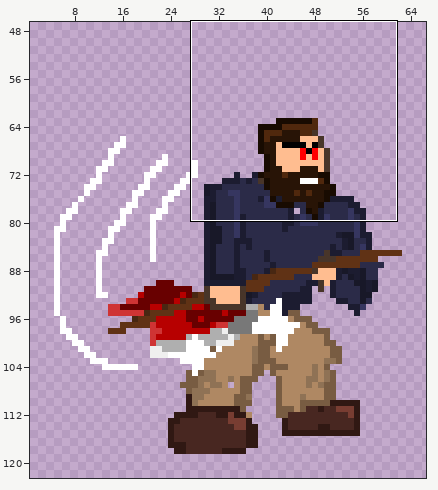
Pixel-art file: Assets/Sprites/attack.aseprite. Above: a wide view before the commit, with the close-up outlined.
Close-up. Before the edit:
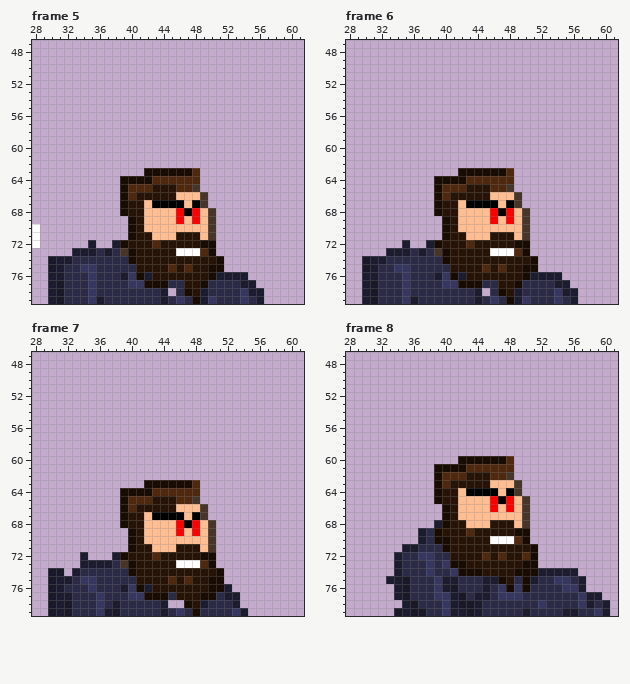
128x128 pixels, 10 frames. Colours within 5 levels of each other are drawn and written as one. Shown: frame 5: x 28..61, y 47..79; frame 6: x 28..61, y 47..79; frame 7: x 28..61, y 47..79; frame 8: x 28..61, y 47..79. The wide view leaves out empty margins. The commit also changed other frames or places, which this record leaves out.
And afterwards:
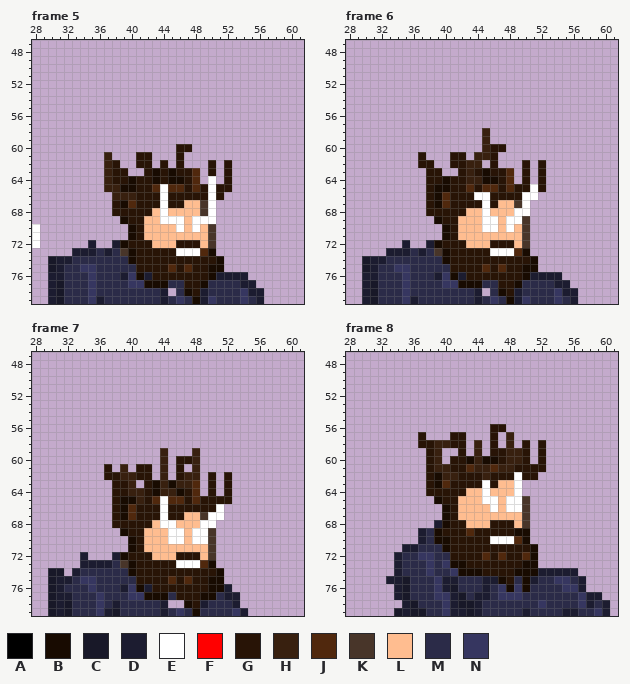
Palette (. is transparent): A #000000  B #180b01  C #181828  D #1c1c30  E #ffffff  F #ff0000  G #281406  H #38200f  J #50280d  K #483529  L #ffbd90  M #2b2b48  N #363660
Changes in this commit:
Changed rows in their new state; - is an unchanged pixel.
Frame 5, layer "kafa":
first column x 37:
60 ---------GG-----
61 H---GG---G------
62 HG--GG-G-G---G-G
63 HGG--G-G-GG--G-G
64 HGG-GGBGBBG--E-G
65 HH-BGGJEJ-GJGEGG
66 -HHH---E-GGGGEG-
67 -G-J-GGEGG-L-E--
68 -GG--G-E-LLLKE--
69 --BG---EEE-EEE--
70 ---------E-E----
71 -----L---LLL----
72 ------LLL---LK--
Frame 6, layer "kafa":
first column x 37:
58 --------H-------
59 --------H-------
60 --------HGG-----
61 G---GG-HHG------
62 GG--GGHH-G---G-G
63 -GG--GHG-GG--G-G
64 -GG-GGHHBBG--G-G
65 -G-BGGJ-J-GJGGEG
66 -G-----EEGGGGEE-
67 -G-J-GGGEG-L-E--
68 -GG--G--ELLLEE--
69 --BG----EE-EE---
70 --------EE-E----
71 -----L---LLL----
72 ------LLL---LK--
Frame 7, layer "kafa":
first column x 37:
59 -------H---H----
60 -------H-GGH----
61 G-H-GG-H-G-H----
62 GGHHGG-H-GHH-G-G
63 -GGH-G-H-HH--G-G
64 -GGHHGBHHBG--G-G
65 -G-BHGJEJ-GJGGGG
66 -G-----E-GGGGGE-
67 -G-J-GGEGG-L-EE-
68 -GG--G-EELLLEE--
69 --BG----EE-EE---
70 --------EE-EE---
71 -----L---LLL----
72 ------LLL---LK--
Frame 8, layer "kafa":
first column x 37:
56 ---------GG-----
57 G---GG---G-H----
58 GGHHGG-H-G-H-G-G
59 -GH--G-H-GGHHG-G
60 -GH-GG-H--GHHG-G
61 -GHHGG-HH-HHGGGG
62 -G-HHG--HGGGEGG-
63 -G------EG--E---
64 -GG--GLLEL-LE---
65 --------EELEE---
66 ---------E-EE---
